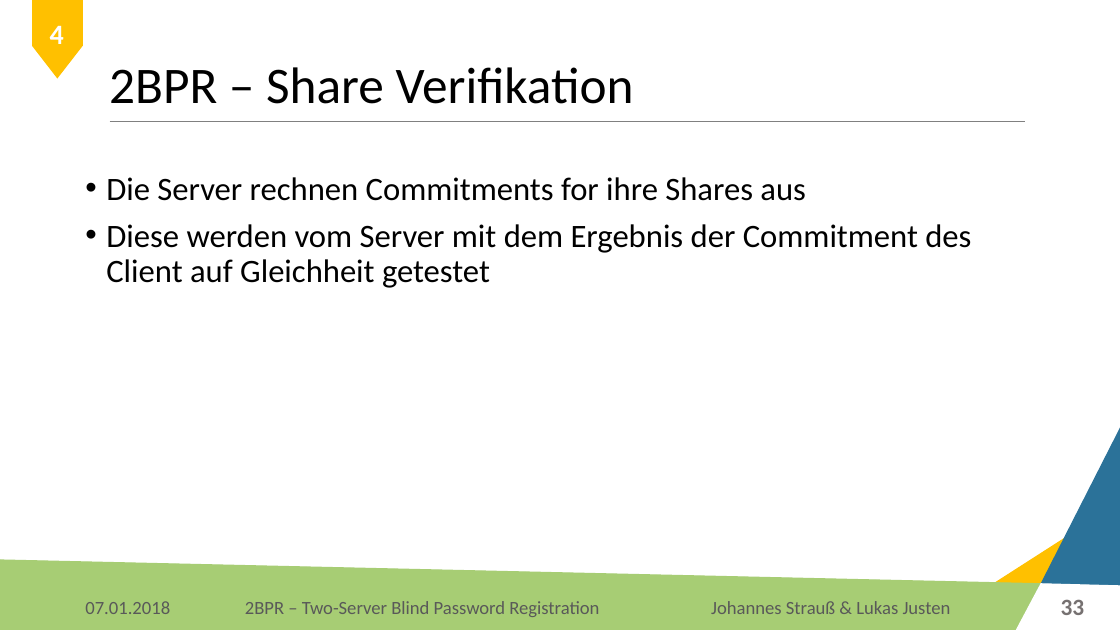
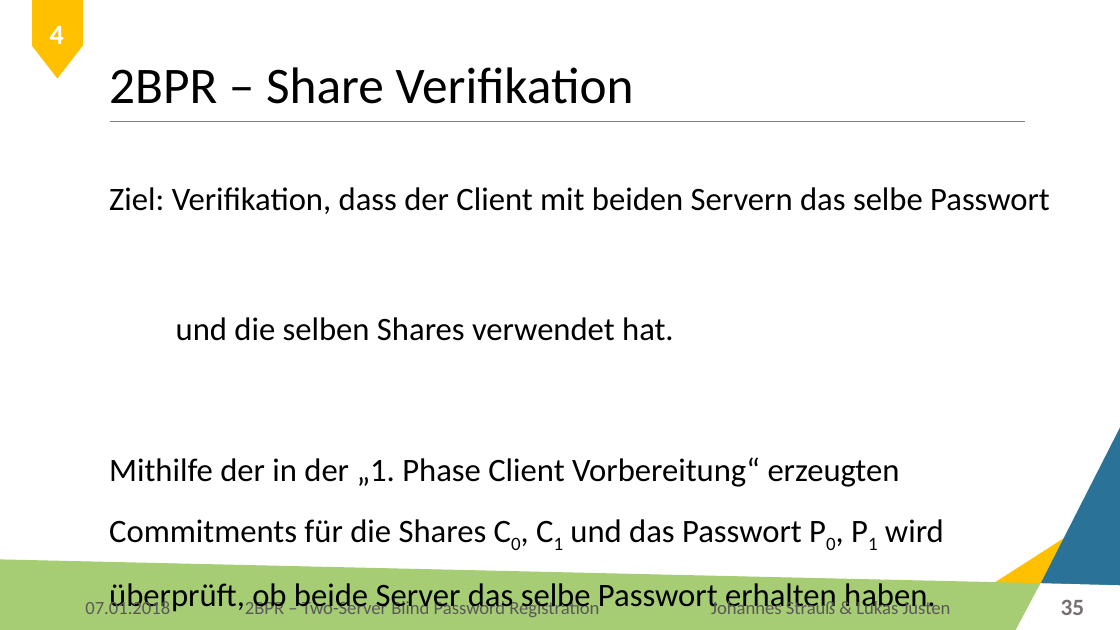
Before and after one commit to Lukas-Justen/IT-Security-2BPR, a slide deck: slide 35 of 2BPR.pptx (slide 33 before the commit). Drawn at 1120x630 pixels with LibreOffice and Linux fonts; fonts in the diff are those of the drawing; background and template pictures are left out. Boxes give left, top, right and bottom in pixels: in the first picture for what was removed or moved away, otherwise in the second. Text is boxed around its words. In the diff, an @@ line names an element or a change of style, - is before the commit and + after.

Commit message:
Aktualisierung zu Fazit, Client Preparation und Share Verifikation

```diff
--- a/2BPR.pptx
+++ b/2BPR.pptx
@@ text at (109, 187, 1050, 615): text changed @@
-• Die Server rechnen Commitments for ihre Shares aus
-• Diese werden vom Server mit dem Ergebnis der Commitment des Client auf Gleichheit getestet
+Ziel: Verifikation, dass der Client mit beiden Servern das selbe Passwort
+und die selben Shares verwendet hat.
+Mithilfe der in der „1. Phase Client Vorbereitung“ erzeugten Commitments für die Shares C0, C1 und das Passwort P0, P1 wird überprüft, ob beide Server das selbe Passwort erhalten haben.
@@ page number at (1061, 599, 1085, 615): text changed @@
-33
+35
```
Also in this commit, not shown: 10 other slides changed, 3 slides added, 1 slide removed, 1 other file.
